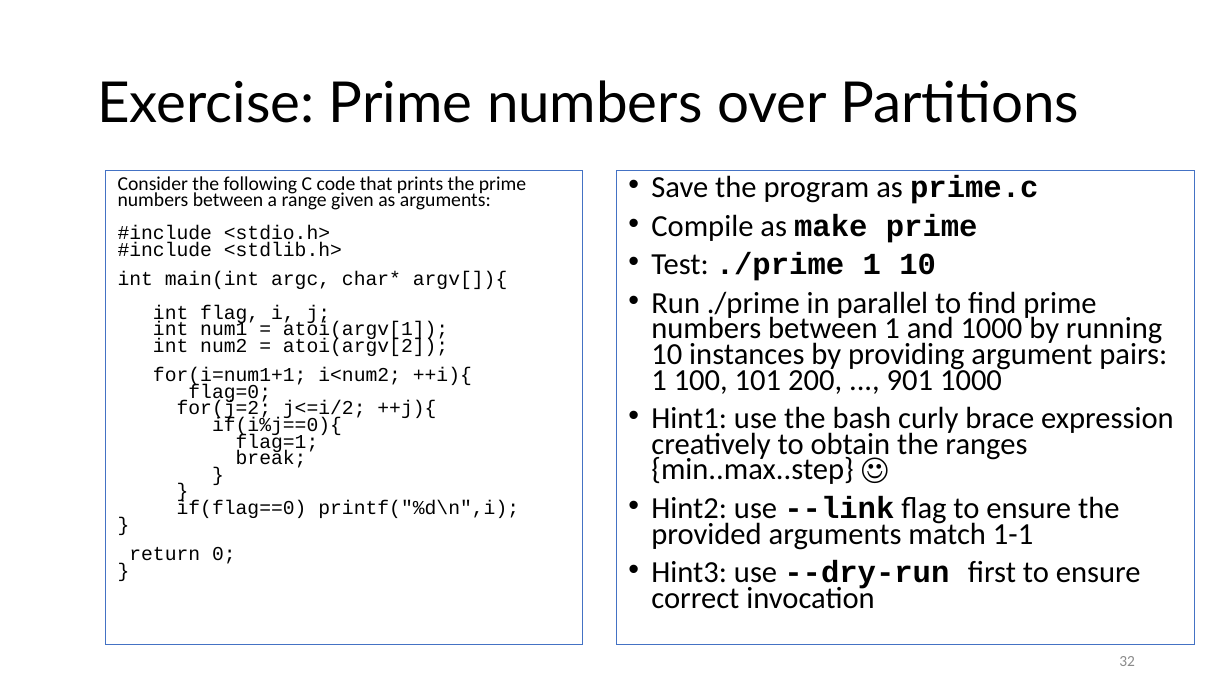
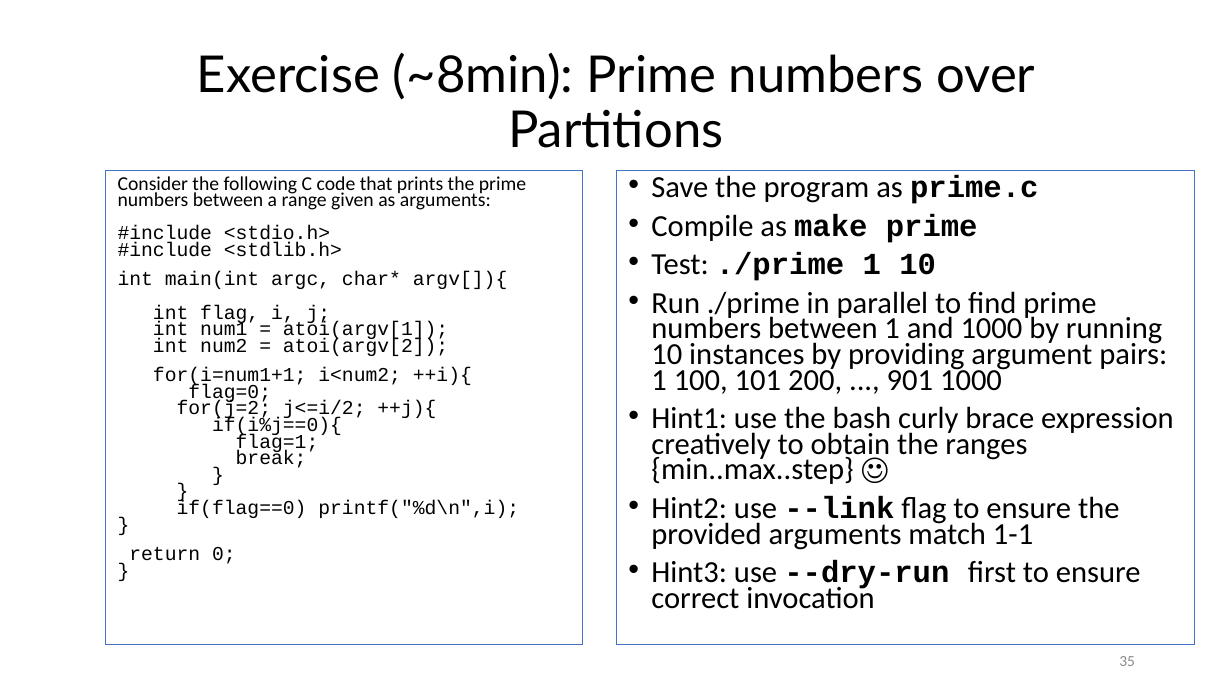
Before and after one commit to ketancmaheshwari/pearc24tut, a slide deck: slide 35 of gnu-parallel-tutorial.pptx (slide 32 before the commit). Drawn at 1232x693 pixels with LibreOffice and Linux fonts; fonts in the diff are those of the drawing. Boxes give left, top, right and bottom in pixels: in the first picture for what was removed or moved away, otherwise in the second. Text is boxed around its words. In the diff, an @@ line names an element or a change of style, - is before the commit and + after.

```diff
--- a/gnu-parallel-tutorial.pptx
+++ b/gnu-parallel-tutorial.pptx
@@ title at [197,52,1035,148]: text changed; size 33 to 29.7 pt @@
-Exercise: Prime numbers over Partitions
+Exercise (~8min): Prime numbers over Partitions
@@ page number at [1119,656,1135,666]: text changed @@
-32
+35
```
Also in this commit, not shown: 12 other slides changed, 15 slides added, 5 slides removed, 2 other files.
